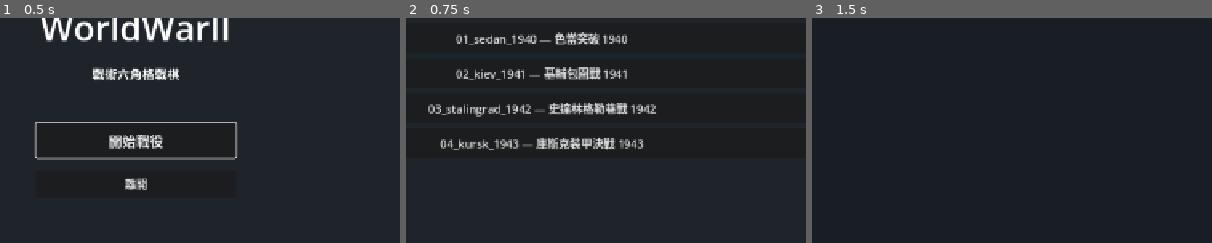
Above: before the commit, frames 1-3 (left to right).
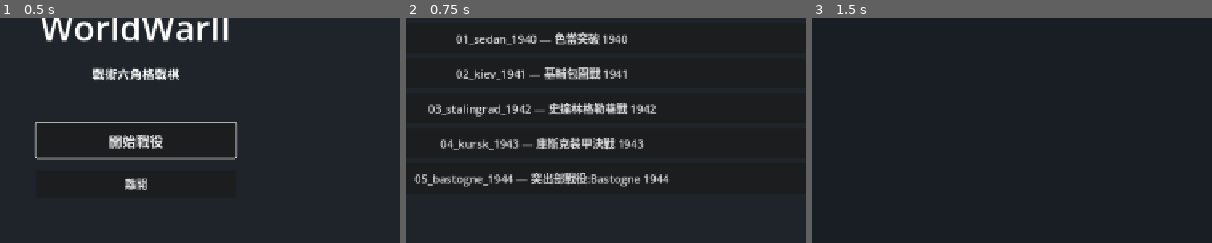
Above: after the commit, the same moments.

Repository: Fischer-Zhang/WorldWarII
Game: Godot game, scene res://scenes/main_menu.tscn
Two runs of this game, one before a commit and one after it. Both use one fixed random seed, a clock stepped at 60 frames per second and the inputs below.
Inputs:
- Up to frame 1 (0.5 s): no input
- Up to frame 2 (0.75 s): click "開始戰役" at 0.5 s
- Up to frame 3 (1.5 s): click "00_sandbox — 沙盒測試地圖" at 1.25 s
The pictures show only the part of the screen within x 33-83%, y 32-82%; the shares and areas given below are measured in that part.

Frame 1 is identical in both runs. In frame 2, 1.8% of the frame differs, in the area x 2-66%, y 68-76%; in frame 3, nothing differs.

Commit message:
Scenario 5: Bastogne 1944 with scheduled reinforcements
New "survive until relief" mechanic — the first scenario where the
campaign's playable set is mechanically complete:

- 5 historical scenarios, each spotlighting a distinct system.
- Scheduled reinforcements: scenarios may now declare a
  `reinforcements[]` array. Each entry has `at_turn`, `faction`,
  `type`, `name`, `at` (odd-r offset). When that faction's turn rolls
  around on `at_turn`, the unit spawns ready to act this turn, with a
  `★ 援軍抵達` banner in the info label.

Implementation:
- UnitFactory.create_unit hoisted as a public static helper so it can
  be reused for both initial spawn and mid-game reinforcements.
- battle.gd tracks already-spawned reinforcement indices in
  `spawned_reinforcements` so the same entry never spawns twice.
- Occupied spawn hexes are dropped with a push_warning (caller's
  problem to design around).

Scenario design (data/scenarios/05_bastogne_1944.json):
- Player commands the US 101st Airborne defending Bastogne (centre
  town cluster). Aggressive German AI presses from three sides.
- Patton's 3rd Army arrives turn 7 on the southern road: 2x M4 Sherman
  + 1 infantry, ready to push north and break the siege.
- Victory: axis must capture central hex (6,4) by turn 14;
  allies must survive that long.

Docs:
- README scenario table extended to 5 entries; roadmap item ticked.
- ARCHITECTURE.md now documents the reinforcements schema.

Co-Authored-By: Claude Opus 4.7 (1M context) <noreply@anthropic.com>

Diff:
--- /dev/null
+++ b/data/scenarios/05_bastogne_1944.json
@@ -0,0 +1,49 @@
+{
+  "id": "05_bastogne_1944",
+  "title": "突出部戰役:Bastogne 1944",
+  "briefing": "1944 年 12 月。德軍的「秋霧行動」(阿登反擊)正全面推進,你指揮的美國 101 空降師被包圍在比利時小鎮 Bastogne。德國第 5 與第 7 裝甲軍正從三面壓上來。\n\n你的任務:**撐到第 14 回合**。巴頓的第 3 軍團援軍會在 **第 7 回合** 從南方道路抵達戰場(2 輛 M4 雪曼 + 1 個步兵連)。在那之前,你需要善用 Bastogne 城鎮的 +3 防禦修正死守。\n\n失敗條件:任一德軍單位佔領鎮中心 (5, 4),或第 14 回合結束時你已無單位存活。\n\n戰術提示:\n• 城鎮內的步兵 +3 防禦,反戰車砲是對付 Panther 的關鍵。\n• 砲兵射程 3,可從鎮內安全打擊接近的德軍裝甲。\n• 援軍抵達後立刻向北推進,在他們突破前壓制德軍。",
+  "map": {
+    "width": 14,
+    "height": 10,
+    "tiles": [
+      ["forest","forest","forest","plain", "plain", "plain", "plain", "plain", "plain", "plain", "plain", "plain", "forest","forest"],
+      ["forest","forest","plain", "plain", "plain", "road",  "road",  "road",  "plain", "plain", "plain", "plain", "forest","forest"],
+      ["forest","plain", "plain", "plain", "road",  "plain", "plain", "road",  "plain", "plain", "plain", "plain", "plain", "forest"],
+      ["plain", "plain", "plain", "plain", "road",  "plain", "town",  "road",  "plain", "plain", "plain", "plain", "plain", "plain"],
+      ["plain", "forest","plain", "plain", "road",  "town",  "town",  "road",  "plain", "plain", "plain", "forest","plain", "plain"],
+      ["plain", "forest","forest","plain", "road",  "town",  "town",  "plain", "plain", "plain", "forest","forest","plain", "plain"],
+      ["plain", "plain", "forest","plain", "plain", "road",  "road",  "road",  "plain", "plain", "forest","plain", "plain", "plain"],
+      ["plain", "plain", "plain", "plain", "plain", "plain", "plain", "plain", "plain", "plain", "plain", "plain", "plain", "plain"],
+      ["plain", "forest","plain", "plain", "plain", "plain", "plain", "plain", "plain", "plain", "plain", "plain", "forest","plain"],
+      ["forest","forest","plain", "road",  "road",  "road",  "road",  "road",  "road",  "road",  "road",  "road",  "forest","forest"]
+    ]
+  },
+  "factions": [
+    {"id": "allies", "name": "美 101 空降師", "controller": "player", "color": "#3a5a7a"},
+    {"id": "axis",   "name": "德軍第 5 裝甲軍", "controller": "ai", "ai": "aggressive", "color": "#7a4a3a"}
+  ],
+  "units": [
+    {"faction": "allies", "type": "infantry", "name": "101 空降 a", "at": [5, 4]},
+    {"faction": "allies", "type": "infantry", "name": "101 空降 b", "at": [6, 4]},
+    {"faction": "allies", "type": "infantry", "name": "101 空降 c", "at": [5, 5]},
+    {"faction": "allies", "type": "mg_team",  "name": "M1919",      "at": [6, 5]},
+    {"faction": "allies", "type": "at_gun",   "name": "57 mm AT",   "at": [6, 3]},
+    {"faction": "allies", "type": "artillery","name": "105 mm",     "at": [4, 5]},
+
+    {"faction": "axis", "type": "medium_tank", "name": "Panther",   "at": [3, 0]},
+    {"faction": "axis", "type": "medium_tank", "name": "Pz.IV a",   "at": [8, 0]},
+    {"faction": "axis", "type": "medium_tank", "name": "Pz.IV b",   "at": [11, 1]},
+    {"faction": "axis", "type": "infantry",    "name": "擲彈兵 1", "at": [5, 1]},
+    {"faction": "axis", "type": "infantry",    "name": "擲彈兵 2", "at": [10, 2]},
+    {"faction": "axis", "type": "artillery",   "name": "150 mm",   "at": [12, 5]}
+  ],
+  "reinforcements": [
+    {"at_turn": 7, "faction": "allies", "type": "medium_tank", "name": "M4 雪曼 a", "at": [5, 9]},
+    {"at_turn": 7, "faction": "allies", "type": "medium_tank", "name": "M4 雪曼 b", "at": [7, 9]},
+    {"at_turn": 7, "faction": "allies", "type": "infantry",    "name": "第 3 軍援",  "at": [6, 9]}
+  ],
+  "victory": {
+    "axis":   {"type": "capture",  "target": [6, 4], "by_turn": 14},
+    "allies": {"type": "survive",  "by_turn": 14}
+  }
+}
--- a/scripts/battle.gd
+++ b/scripts/battle.gd
@@ -47,6 +47,7 @@
 var movement_range: Dictionary = {}
 var attack_targets: Array = []
 var ai_running: bool = false
+var spawned_reinforcements: Dictionary = {}  # reinforcement index -> true
 
 func _ready() -> void:
 	var scenario_id := GameState.current_scenario_id
@@ -91,6 +92,9 @@
 	end_turn_button.text = "結束 %s 回合 (T%d)" % [factions[faction_id]["name"], turn_number]
 	info_label.text = "▶ %s 的回合 (第 %d 回合)" % [factions[faction_id]["name"], turn_number]
 	_show_turn_banner("%s — 第 %d 回合" % [factions[faction_id]["name"], turn_number])
+	# Spawn after the standard turn UI so the reinforcement message overrides
+	# the "X's turn" text and the player notices it immediately.
+	_spawn_reinforcements_for_turn(faction_id, turn_number)
 	_update_status()
 
 	var controller := String(factions[faction_id].get("controller", "player"))
@@ -400,3 +404,40 @@
 	tween.tween_property(turn_banner, "modulate:a", 1.0, 0.22)
 	tween.tween_interval(0.7)
 	tween.tween_property(turn_banner, "modulate:a", 0.0, 0.35)
+
+func _spawn_reinforcements_for_turn(faction_id: String, turn_number: int) -> void:
+	# Spawns any reinforcements scheduled for `turn_number` belonging to
+	# `faction_id`. Already-spawned entries are skipped.
+	var reinforcements: Array = scenario.get("reinforcements", [])
+	var fresh: Array[Unit] = []
+	for i in range(reinforcements.size()):
+		if spawned_reinforcements.has(i):
+			continue
+		var r: Dictionary = reinforcements[i]
+		if int(r.get("at_turn", -1)) != turn_number:
+			continue
+		if String(r.get("faction", "")) != faction_id:
+			continue
+		var unit := UnitFactory.create_unit(r, factions)
+		if unit == null:
+			spawned_reinforcements[i] = true
+			continue
+		# If the spawn hex is occupied, skip this reinforcement (try again next turn? — no, just drop)
+		if hex_map.occupants.get(unit.coord) != null:
+			push_warning("[Reinforcement] spawn hex %s occupied; skipping" % [unit.coord])
+			unit.queue_free()
+			spawned_reinforcements[i] = true
+			continue
+		hex_map.register_unit(unit)
+		units.append(unit)
+		# Allow newly-arrived units to act this turn.
+		unit.reset_for_new_turn()
+		spawned_reinforcements[i] = true
+		fresh.append(unit)
+	if fresh.is_empty():
+		return
+	var names := []
+	for u in fresh:
+		names.append(u.display_name)
+	info_label.text = "★ 援軍抵達:%s" % ", ".join(names)
+	AudioBank.play("victory")  # fanfare borrow — replace with a dedicated SFX later if added
--- a/scripts/units/unit_factory.gd
+++ b/scripts/units/unit_factory.gd
@@ -22,19 +22,28 @@
 
 	var units: Array = []
 	for u in scenario.get("units", []):
-		var type_id := String(u.get("type", ""))
-		var faction_id := String(u.get("faction", ""))
-		var at_arr: Array = u.get("at", [0, 0])
-		# scenario coords come in odd-r offset (col, row); convert to axial
-		var col := int(at_arr[0])
-		var row := int(at_arr[1])
-		var coord := Vector2i(col - (row >> 1), row)
-		var unit_name := String(u.get("name", ""))
-
-		var unit: Unit = Unit.new()
-		var color: Color = factions.get(faction_id, {}).get("color", Color.WHITE)
-		unit.configure(type_id, faction_id, color, coord, unit_name)
-		unit.position = HexCoord.to_pixel(coord, HexMap.HEX_SIZE)
-		units.append(unit)
+		var unit := create_unit(u, factions)
+		if unit != null:
+			units.append(unit)
 
 	return {"units": units, "factions": factions}
+
+static func create_unit(data: Dictionary, factions: Dictionary) -> Unit:
+	# Builds one Unit from a single scenario / reinforcement entry.
+	# Returns null if `data` doesn't have the minimal `type` + `faction` keys.
+	var type_id := String(data.get("type", ""))
+	var faction_id := String(data.get("faction", ""))
+	if type_id == "" or faction_id == "":
+		return null
+	var at_arr: Array = data.get("at", [0, 0])
+	# scenario coords come in odd-r offset (col, row); convert to axial
+	var col := int(at_arr[0])
+	var row := int(at_arr[1])
+	var coord := Vector2i(col - (row >> 1), row)
+	var unit_name := String(data.get("name", ""))
+
+	var unit: Unit = Unit.new()
+	var color: Color = factions.get(faction_id, {}).get("color", Color.WHITE)
+	unit.configure(type_id, faction_id, color, coord, unit_name)
+	unit.position = HexCoord.to_pixel(coord, HexMap.HEX_SIZE)
+	return unit
Not shown, changed: README.md
Not shown, changed: docs/ARCHITECTURE.md
